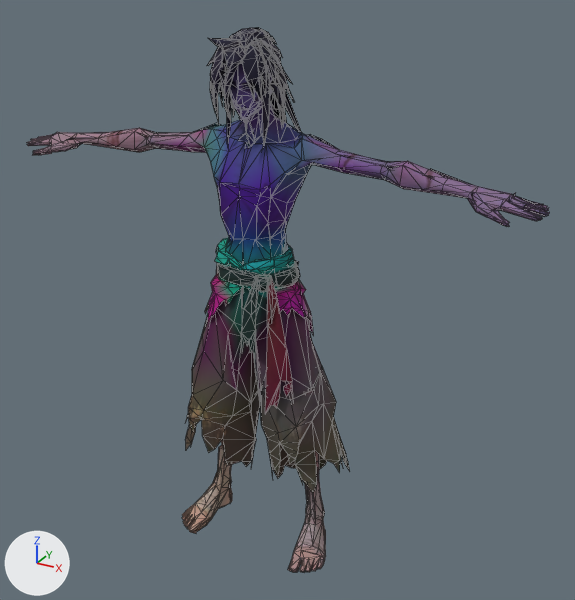
What one commit did to the glTF model models/player.glb.
Rendered twice from a 50 mm camera at (0.697, -1.159, 1.112) aimed at (0.042, 0.032, 0.517). Arrows for +X, +Y and +Z are at lower left; the lights stay in place. The picture after the commit comes second. Mesh edges are drawn as thin lines. Vertices at exactly the same position are counted once.

Names of what the first picture shows: 'zombie_body'.
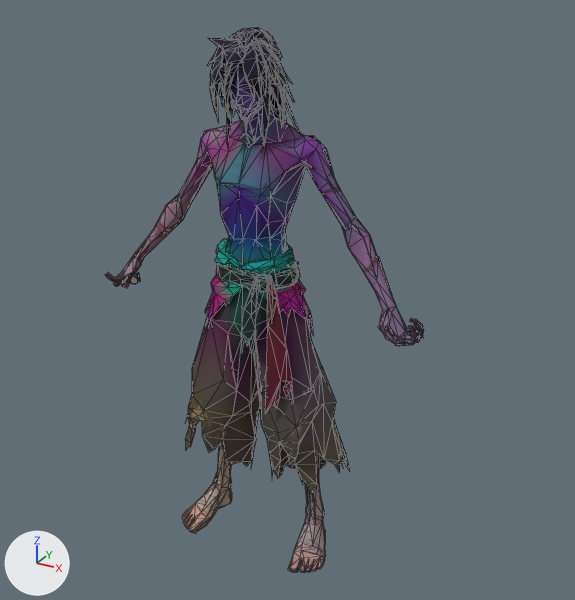
Pixel boxes (x1, y1, x2, y2) of what changed, in the pictures (575 x 600 px; the box of a moved part takes in the faces that stretch with it):
'zombie_body', reshaped (39% narrower): before (27, 27, 549, 572); after (105, 27, 424, 572)
part 1 of me_tripo_mesh_f4ea1476_6fe6_4f1f_b5c3_7141feabfe8b, deleted: before (27, 134, 549, 227)
part 2 of me_tripo_mesh_f4ea1476_6fe6_4f1f_b5c3_7141feabfe8b, moved or reshaped: before (27, 33, 549, 571); after (105, 33, 424, 571)
part 3 of me_tripo_mesh_f4ea1476_6fe6_4f1f_b5c3_7141feabfe8b, surface changed: before (285, 97, 299, 131); after (285, 97, 294, 124)
part 4 of me_tripo_mesh_f4ea1476_6fe6_4f1f_b5c3_7141feabfe8b, recoloured: before (154, 37, 299, 400); after (182, 37, 295, 400)

Diff of the bpy script that builds the scene:
```diff
--- a/models/player.glb.py
+++ b/models/player.glb.py
@@ me_tripo_mesh_f4ea1476_6fe6_4f1f_b5c3_7141feabfe8b @@
 # used by ob_zombie_body; location = (0.0, 0.0, 0.0)
-me_tripo_mesh_f4ea1476_6fe6_4f1f_b5c3_7141feabfe8b.from_pydata(...)  # 2706 vertices, 2600 faces; spans x -0.499..0.499, y -0.094..0.094, z -0.001..1.0
+me_tripo_mesh_f4ea1476_6fe6_4f1f_b5c3_7141feabfe8b.from_pydata(...)  # 2703 vertices, 2600 faces; spans x -0.309..0.329, y -0.094..0.094, z -0.001..1.0
+# me_tripo_mesh_f4ea1476_6fe6_4f1f_b5c3_7141feabfe8b part 1: 44 loose pieces with 263 vertices, spanning x -0.499..0.499, y -0.074..0.023, z 0.001..0.803, are deleted
+# me_tripo_mesh_f4ea1476_6fe6_4f1f_b5c3_7141feabfe8b part 2: 85 vertices moved from x -0.427..0.1, y -0.051..0.06, z 0.344..0.864 to x -0.272..0.091, y -0.045..0.06, z 0.344..0.86; 316 vertices removed from x -0.496..0.499, y -0.085..0.094, z 0.01..0.984; 576 vertices added at x -0.309..0.329, y -0.091..0.087, z 0.005..0.984
+# me_tripo_mesh_f4ea1476_6fe6_4f1f_b5c3_7141feabfe8b part 3: 3 kept faces spanning x 0.037..0.067, y 0.013..0.052, z 0.645..0.891 get new texture (UV) coordinates
+# me_tripo_mesh_f4ea1476_6fe6_4f1f_b5c3_7141feabfe8b part 4: 336 kept faces spanning x -0.178..0.076, y -0.085..0.086, z 0.29..0.991 get new vertex colours; the middle colour goes from blue #7c59fe to blue #7ca3fe
 me_tripo_mesh_f4ea1476_6fe6_4f1f_b5c3_7141feabfe8b.materials.append(mat_tripo_mat_f4ea1476_6fe6_4f1f_b5c3_7141feabfe8b)
```
